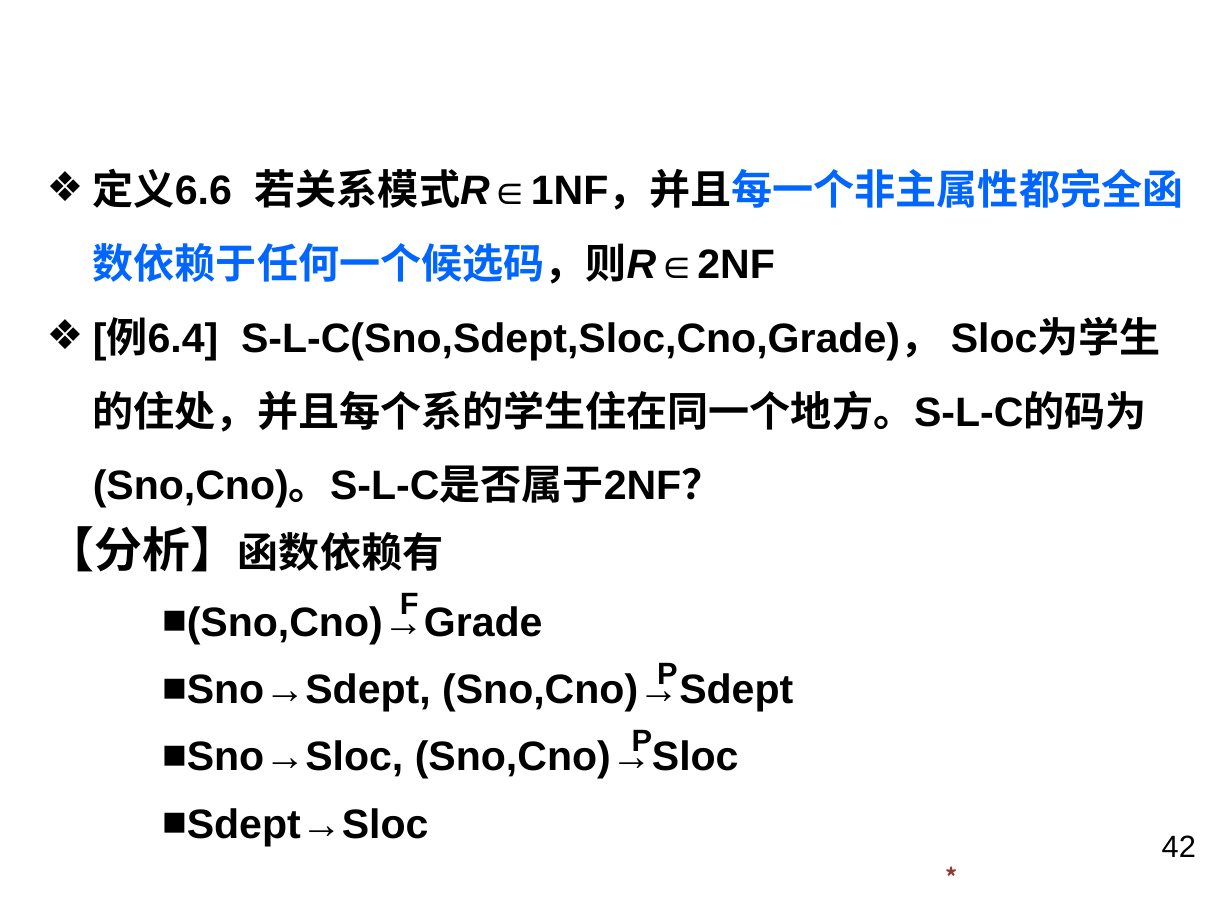
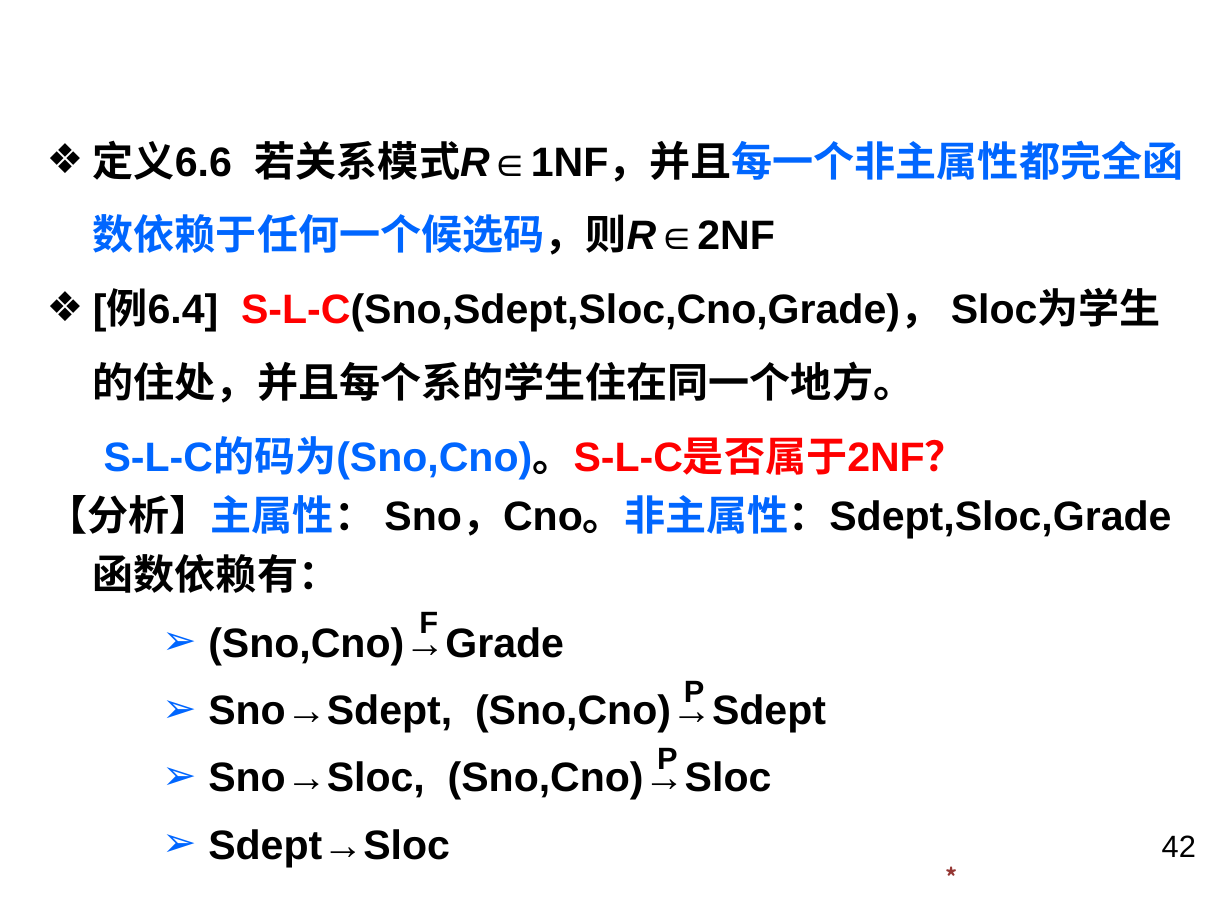
Before and after one commit to BlueVegetable/kejian, a slide deck: slide 42 of 数据库系统/第6章.pptx. Drawn at 1232x924 pixels with LibreOffice and Linux fonts; fonts in the diff are those of the drawing; background and template pictures are left out. Boxes give left, top, right and bottom in pixels: in the first picture for what was removed or moved away, otherwise in the second. Text is boxed around its words. In the diff, an @@ line names an element or a change of style, - is before the commit and + after.

```diff
--- a/数据库系统/第6章.pptx
+++ b/数据库系统/第6章.pptx
@@ text "定义6.6 若关系模式R∈1NF，并且每一个非主属性都完全函数依赖于任何一个候选码，则R∈2NF": place and size @@
-text "定义6.6 若关系模式R∈1NF，并且每一个非主属性都完全函数依赖于任何一个候选码，则R∈2NF" at [47, 168, 1183, 846]
+text "定义6.6 若关系模式R∈1NF，并且每一个非主属性都完全函数依赖于任何一个候选码，则R∈2NF" at [47, 140, 1183, 867]
@@ text at [47, 291, 1171, 539]: text changed @@
-❖ [例6.4] S-L-C(Sno,Sdept,Sloc,Cno,Grade)， Sloc为学生的住处，并且每个系的学生住在同一个地方。S-L-C的码为(Sno,Cno)。S-L-C是否属于2NF？
-【分析】函数依赖有
+❖ [例6.4] S-L-C(Sno,Sdept,Sloc,Cno,Grade)， Sloc为学生的住处，并且每个系的学生住在同一个地方。
+S-L-C的码为(Sno,Cno)。S-L-C是否属于2NF？
+【分析】主属性： Sno，Cno。非主属性：Sdept,Sloc,Grade函数依赖有：
@@ text "F": place and size @@
-text "F" at [400, 592, 419, 614]
+text "F" at [419, 611, 438, 633]
@@ text at [208, 624, 826, 867]: bullet ■ to ➢ @@
@@ text "P": place and size @@
-text "P" at [657, 662, 678, 684]
+text "P" at [684, 680, 705, 702]
@@ text "P": place and size @@
-text "P" at [632, 729, 653, 751]
+text "P" at [657, 747, 678, 769]
```
Also in this commit, not shown: 57 other slides changed, 1 slide added, 15 other files.
